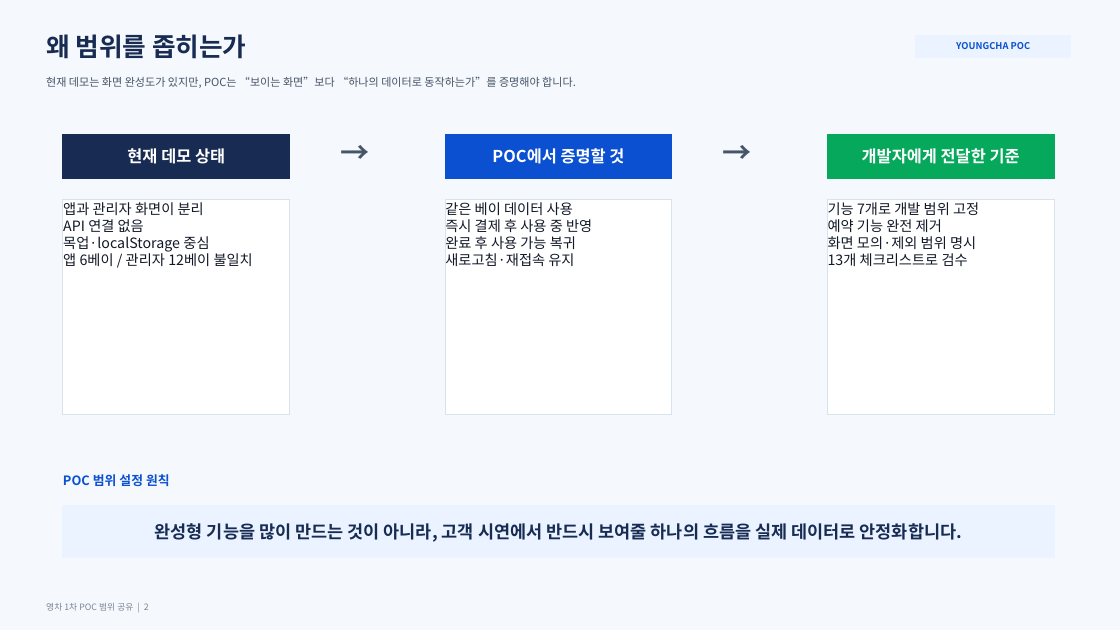
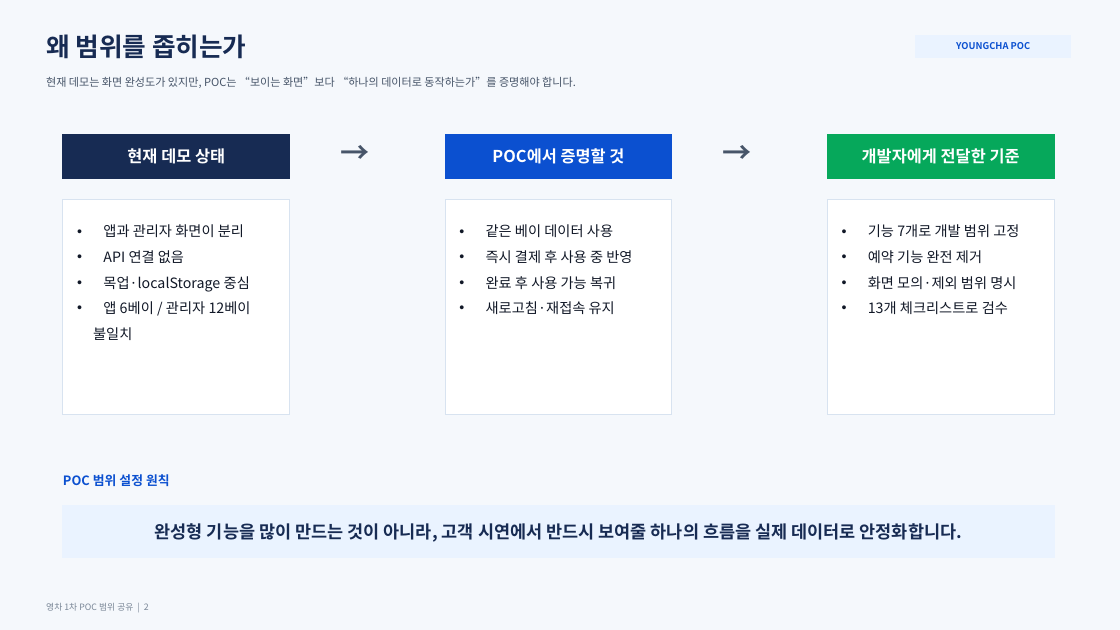
Before and after one commit to Nick7474/youngcha, a slide deck: slide 2 of docs/youngcha_1nd_poc_scope_deck.pptx. Drawn at 1120x630 pixels with LibreOffice and Linux fonts; fonts in the diff are those of the drawing. Boxes give left, top, right and bottom in pixels: in the first picture for what was removed or moved away, otherwise in the second. Text is boxed around its words. In the diff, an @@ line names an element or a change of style, - is before the commit and + after.

```diff
--- a/docs/youngcha_1nd_poc_scope_deck.pptx
+++ b/docs/youngcha_1nd_poc_scope_deck.pptx
@@ text in rectangle at [63,202,253,266]: text removed @@
-앱과 관리자 화면이 분리
-API 연결 없음
-목업·localStorage 중심
-앱 6베이 / 관리자 12베이 불일치
@@ text in rectangle at [445,202,592,266]: text removed @@
-같은 베이 데이터 사용
-즉시 결제 후 사용 중 반영
-완료 후 사용 가능 복귀
-새로고침·재접속 유지
@@ text in rectangle at [828,202,979,266]: text removed @@
-기능 7개로 개발 범위 고정
-예약 기능 완전 제거
-화면 모의·제외 범위 명시
-13개 체크리스트로 검수
@@ text added at [93,224,251,340], 12.2 pt, text #111827 @@
+• 앱과 관리자 화면이 분리
+• API 연결 없음
+• 목업·localStorage 중심
+• 앱 6베이 / 관리자 12베이
+불일치
@@ text added at [486,224,632,314], 12.2 pt, text #111827 @@
+• 같은 베이 데이터 사용
+• 즉시 결제 후 사용 중 반영
+• 완료 후 사용 가능 복귀
+• 새로고침·재접속 유지
@@ text added at [868,224,1019,314], 12.2 pt, text #111827 @@
+• 기능 7개로 개발 범위 고정
+• 예약 기능 완전 제거
+• 화면 모의·제외 범위 명시
+• 13개 체크리스트로 검수
```
Also in this commit, not shown: 3 other slides changed, 1 slide added, 2 other files.
